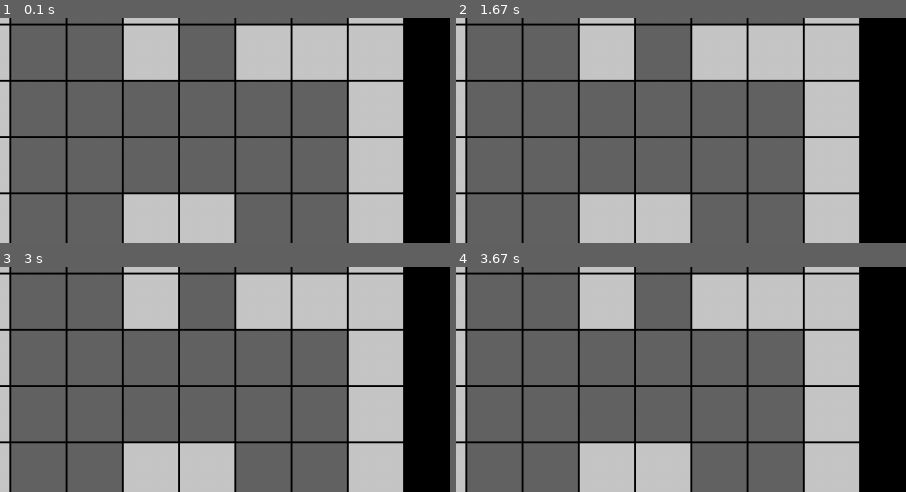
Above: before the commit, frames 1-4 (two rows, left to right).
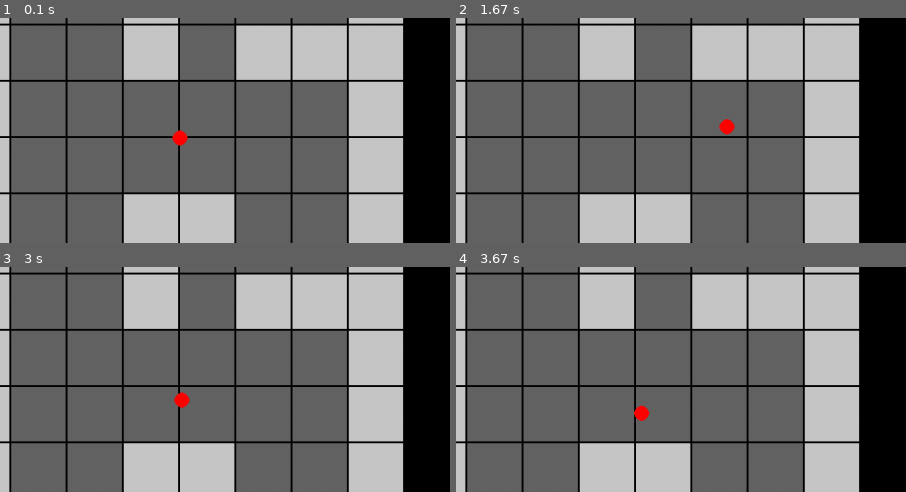
Above: after the commit, the same moments.

Repository: UltraViolet33/raycasting-pygame
Game: pygame game, started from main.py
Same seed, same stepped clock (60 frames per second), same inputs: the game is played once before the commit and once after it.
Inputs:
- Up to frame 1 (0.1 s): no input
- Up to frame 2 (1.67 s): tap Z at 0.33 s; tap S at 0.67 s; hold Z 1-1.47 s; hold Right 1-1.47 s
- Up to frame 3 (3 s): hold S from 2.5 s (still down); hold Left from 2.5 s (still down)
- Up to frame 4 (3.67 s): release S at 3.03 s; release Left at 3.03 s
The pictures show only the part of the screen within x 5-55%, y 23-73%; the shares and areas given below are measured in that part.

The runs differ from the first frame. In frame 1, 0.2% of the frame differs, in the area x 38-42%, y 49-57%; in frame 2, 0.2%; in frame 3, 0.2%; in frame 4, 0.2%.

Commit message:
move player

Diff:
--- a/main.py
+++ b/main.py
@@ -3,6 +3,7 @@
 import math
 from settings import *
 from map import *
+from player import *
 
 
 class Game:
@@ -10,18 +11,22 @@
         pygame.init()
         self.screen = pygame.display.set_mode((SCREEN_WIDTH, SCREEN_HEIGHT))
         self.clock = pygame.time.Clock()
+
         self.new_game()
 
     def new_game(self):
         self.map = Map(self)
+        self.player = Player(self)
 
     def update(self):
+        self.player.update()
         pygame.display.flip()
 
 
     def draw(self):
         self.screen.fill("black")
         self.map.draw()
+        self.player.draw()
 
 
     def check_events(self):
@@ -30,40 +35,20 @@
                 pygame.quit()
                 sys.exit()
 
+
+
     def run(self):
         while True:
             self.check_events()
             self.update()
             self.draw()
+            self.clock.tick(FPS)
 
 
 if __name__ == "__main__":
     game = Game()
     game.run()
 
-# contants
-
-
-# player_x = (SCREEN_WIDTH / 2) / 2
-# player_y = (SCREEN_WIDTH / 2) / 2
-# player_angle = math.pi
-
-# # map
-# MAP = (
-#     '########'
-#     '#  #   #'
-#     '#  # ###'
-#     '#      #'
-#     '#      #'
-#     '#  ##  #'
-#     '#   #  #'
-#     '########'
-
-# )
-
-
-
-# pygame.display.set_caption("Ray casting")
 
 
 # def draw_map():
@@ -174,23 +159,7 @@
 #     cast_rays()
 
 #     # user inputs
-#     keys = pygame.key.get_pressed()
-
-#     if keys[pygame.K_LEFT]:
-#         player_angle -= 0.1
-
-#     if keys[pygame.K_RIGHT]:
-#         player_angle += 0.1
-
-#     if keys[pygame.K_z]:
-#         forward = True
-#         player_x += - math.sin(player_angle) * 5
-#         player_y += math.cos(player_angle) * 5
-
-#     if keys[pygame.K_s]:
-#         forward = False
-#         player_x -= - math.sin(player_angle) * 5
-#         player_y -= math.cos(player_angle) * 5
+#
 
 #     # set FPS
 #     clock.tick(30)
--- a/player.py
+++ b/player.py
@@ -0,0 +1,38 @@
+import pygame
+import math
+from settings import *
+
+
+class Player:
+    def __init__(self, game):
+        self.game = game
+        self.x, self.y = PLAYER_POS
+        self.angle = PLAYER_ANGLE
+        self.forward = True
+
+
+    def move(self):
+        keys = pygame.key.get_pressed()
+
+        if keys[pygame.K_LEFT]:
+            self.angle -= 0.1
+
+        if keys[pygame.K_RIGHT]:
+            self.angle += 0.1
+
+        if keys[pygame.K_z]:
+            self.forward = True
+            self.x += - math.sin(self.angle) * 5
+            self.y += math.cos(self.angle) * 5
+
+        if keys[pygame.K_s]:
+            self.forward = False
+            self.x -= - math.sin(self.angle) * 5
+            self.y -= math.cos(self.angle) * 5
+
+
+    def draw(self):
+        pygame.draw.circle(self.game.screen, (255, 0, 0), (int(self.x), int(self.y)), 8)
+
+    def update(self):
+        self.move()
--- a/settings.py
+++ b/settings.py
@@ -2,6 +2,14 @@
 
 SCREEN_HEIGHT = 480
 SCREEN_WIDTH = SCREEN_HEIGHT * 2
+FPS = 60
+
+PLAYER_X = (SCREEN_WIDTH / 2) / 2
+PLAYER_Y = (SCREEN_WIDTH / 2) / 2
+PLAYER_ANGLE = math.pi
+
+
+PLAYER_POS = PLAYER_X, PLAYER_Y
 
 FOV = math.pi / 3
 HALF_FOV = FOV / 2
